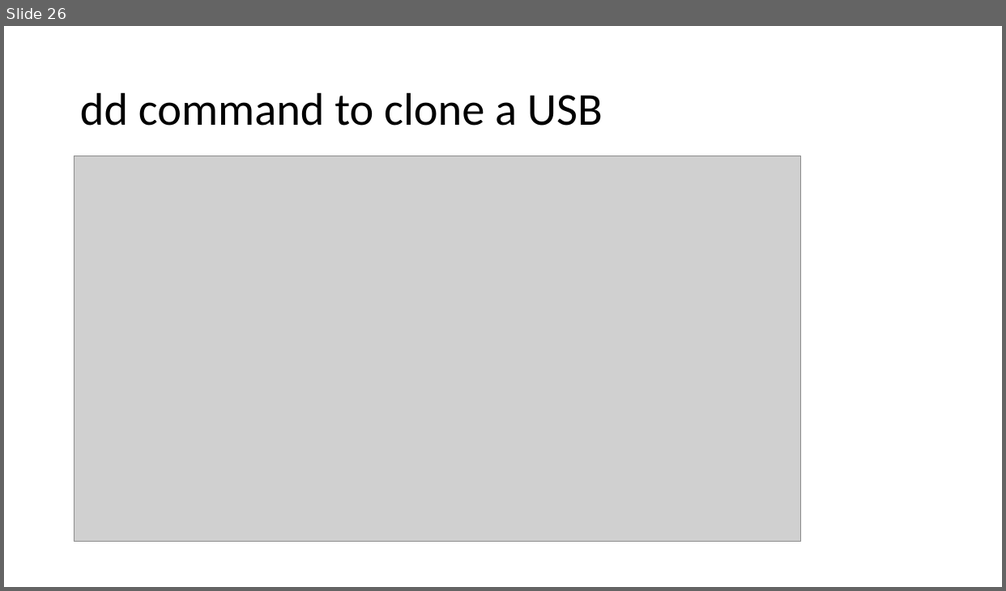
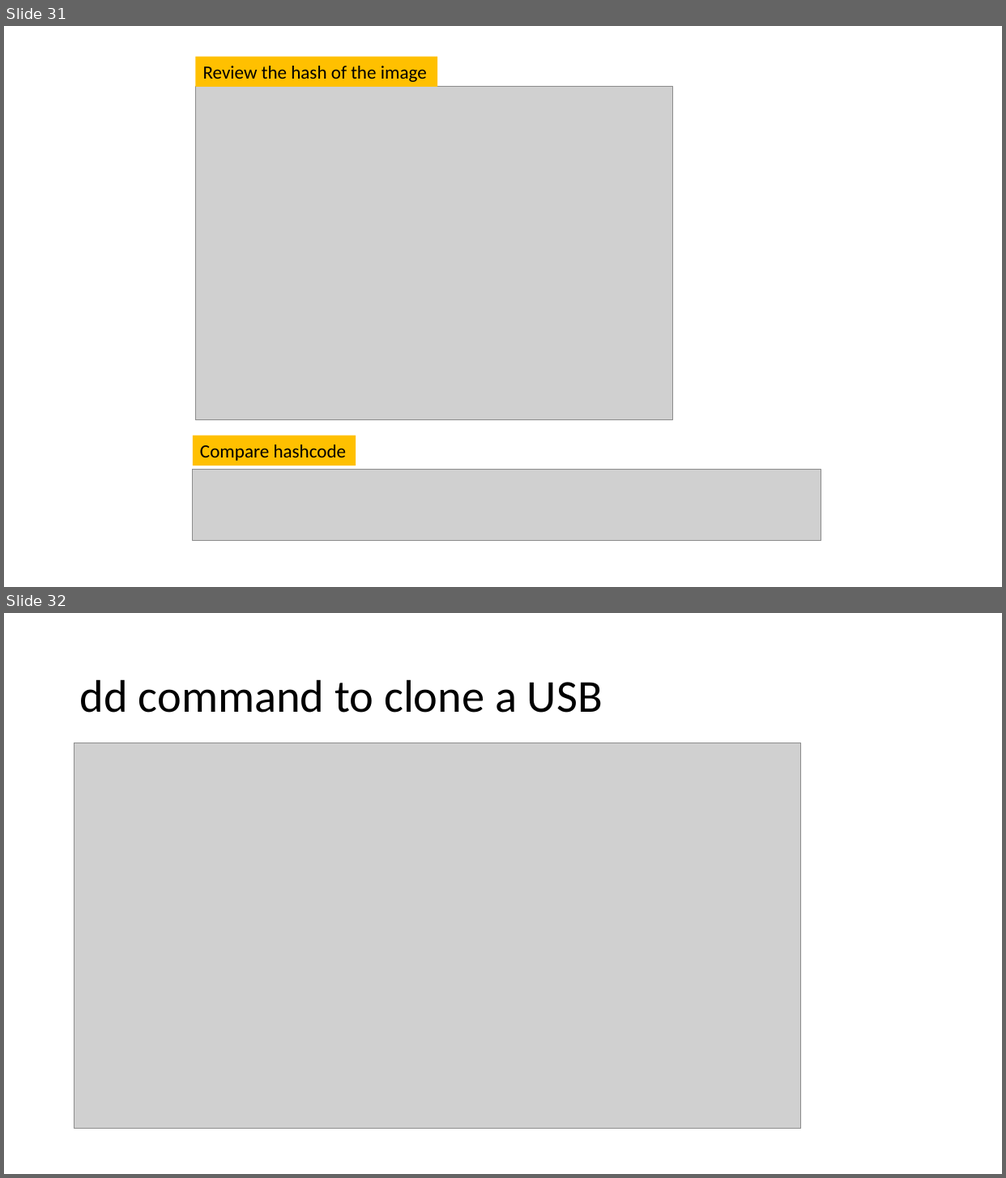
Before and after one commit to frankwxu/Digital-Forensics-Basic-Book, a slide deck: PPTs/Ch8_USB_Image_Acquisition.pptx. Shown one above the other, each under a label of ours: slide 26 before the commit, slides 31 and 32 after it. The pictures are 1006x591 and 1006x1178 pixels, drawn with LibreOffice and Linux fonts; fonts in the diff are those of the drawing; grey boxes stand for pictures; background and template pictures are left out. Boxes give left, top, right and bottom in pixels: in the first picture for what was removed or moved away, otherwise in the second. Text is boxed around its words. In the diff, an @@ line names an element or a change of style, - is before the commit and + after.

Commit message:
update Ch8 USB Image Acquisition presentation for Digital Forensics

```diff
--- a/PPTs/Ch8_USB_Image_Acquisition.pptx
+++ b/PPTs/Ch8_USB_Image_Acquisition.pptx
@@ slide 31 added at [4, 26, 1002, 587], background #FFFFFF @@
@@ rectangle added at [196, 57, 437, 87], fill #FFC000, 18 pt, text #000000 @@
+Review the hash of the image
@@ picture added at [196, 87, 673, 420] @@
@@ rectangle added at [193, 436, 356, 466], fill #FFC000, 18 pt, text #000000 @@
+Compare hashcode
@@ picture added at [193, 470, 820, 541] @@
@@ what was slide 26 is now slide 32 @@
```
Also in this commit, not shown: 5 other slides added.
